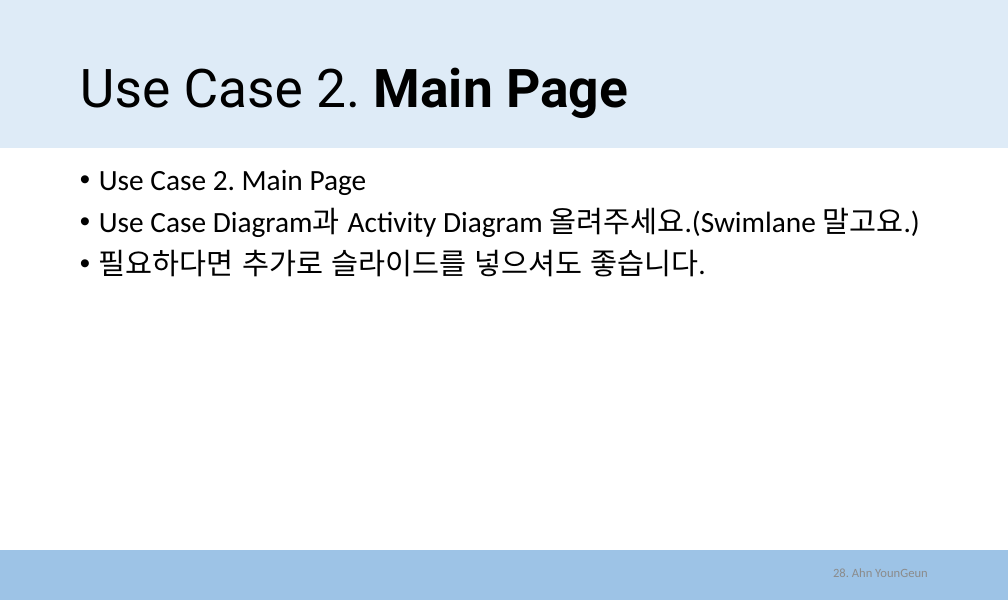
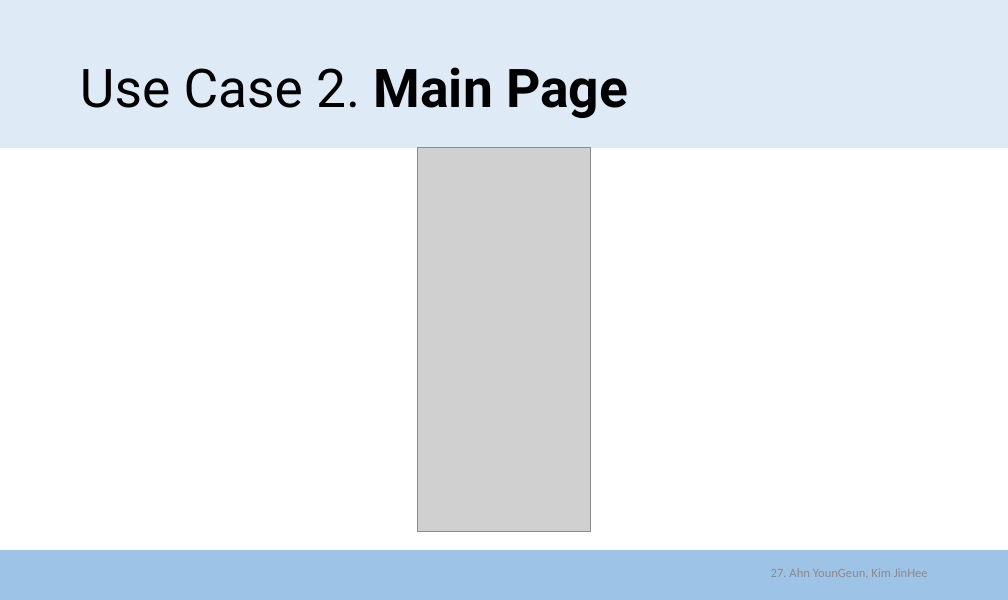
Before and after one commit to zeca9189/2016CSE406project, a slide deck: slide 27 of Intermediate Presentation/Presentation_AhnYounGeun.pptx (slide 28 before the commit). Drawn at 1008x600 pixels with LibreOffice and Linux fonts; fonts in the diff are those of the drawing; grey boxes stand for pictures. Boxes give left, top, right and bottom in pixels: in the first picture for what was removed or moved away, otherwise in the second. Text is boxed around its words. In the diff, an @@ line names an element or a change of style, - is before the commit and + after.

```diff
--- a/Intermediate Presentation/Presentation_AhnYounGeun.pptx
+++ b/Intermediate Presentation/Presentation_AhnYounGeun.pptx
@@ picture added at bbox=[417, 148, 590, 532] @@
@@ text removed at bbox=[99, 170, 920, 277] @@
-• Use Case 2. Main Page
-• Use Case Diagram과 Activity Diagram 올려주세요.(Swimlane 말고요.)
-• 필요하다면 추가로 슬라이드를 넣으셔도 좋습니다.
@@ text at bbox=[771, 568, 928, 577]: text changed @@
-28. Ahn YounGeun
+27. Ahn YounGeun, Kim JinHee
```
Also in this commit, not shown: 7 other slides changed, 9 slides added, 15 slides removed, 17 other files.
